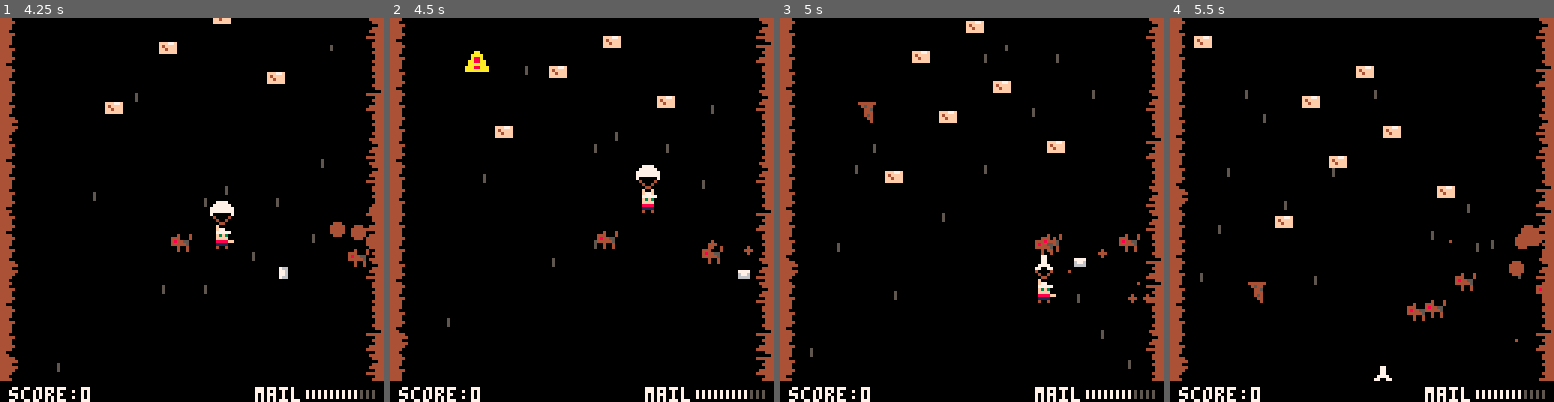
Above: before the commit, frames 1-4 (left to right).
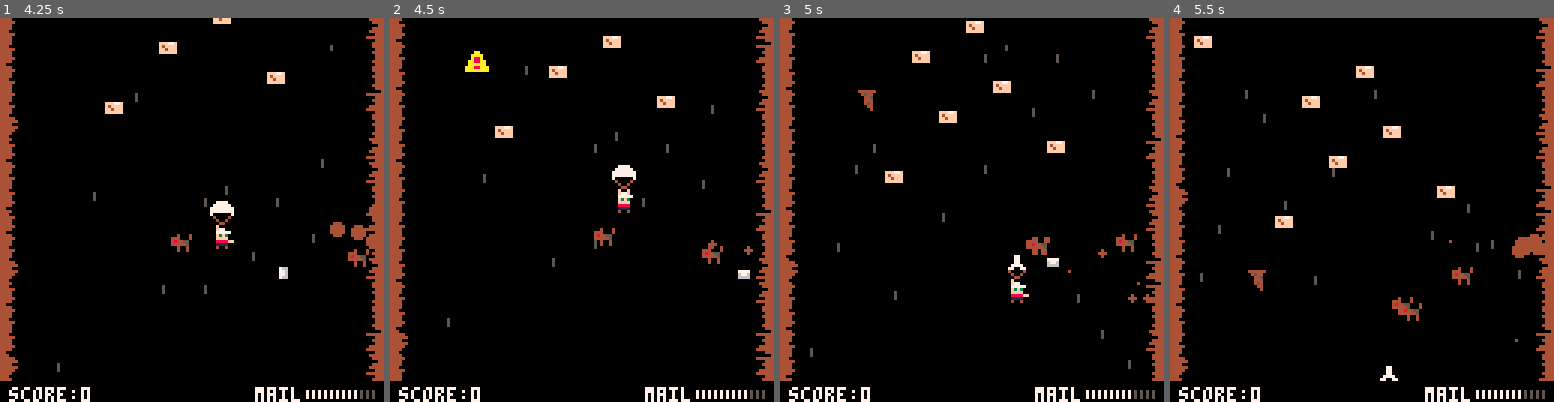
Above: after the commit, the same moments.

Repository: sugarvoid/down-mail
Game: PICO-8 cartridge down_mail.p8
Same seed, same stepped clock (60 frames per second), same inputs: the game is played once before the commit and once after it.
Inputs:
- Up to frame 1 (4.25 s): tap O (Z key) at 0.33, 0.7, 1.43, 2.22, 3.1, 3.98 s; tap X (X key) at 1.07, 2.07, 2.4, 2.73, 3.07, 3.4, 3.73, 4.07 s; hold Left 1.97-2.37 s; hold Down 2.42-2.82 s; hold Right 2.87-3.53 s; hold Up 3.58-4.08 s; hold Right from 4.13 s (still down)
- Up to frame 2 (4.5 s): keep holding Right; tap X (X key) at 4.4 s
- Up to frame 3 (5 s): release Right at 4.53 s; hold Down from 4.58 s (still down); tap X (X key) at 4.73 s; tap O (Z key) at 4.87 s
- Up to frame 4 (5.5 s): tap X (X key) at 5.07, 5.4 s; release Down at 5.08 s; hold Left from 5.13 s (still down)

Frame 1 is identical in both runs. In frame 2, 0.9% of the frame differs, in the area x 53-71%, y 38-61%; in frame 3, 1.4%; in frame 4, 1.5%, in the area x 20-98%, y 53-95%.

Commit message:
Clean code

Diff:
--- a/src/bone.lua
+++ b/src/bone.lua
@@ -1,26 +1,20 @@
-bones={}
 
 bone={}
 bone.__index=bone
 
-function bone:new(x,y)
+
+function spawn_bone(dog)
     local _b=setmetatable({},bone)
     _b.type="bone"
-    _b.x=x
-    _b.y=y
+    _b.x=rnd(avil_yx)
+    _b.y=128
     _b.facing_l=nil
     _b.img=36
     _b.speed=1.5
-    _b.prox=0.2
-    return _b
-end
-
-function spawn_bone(dog)
-    local _b=bone:new(rnd(avil_yx),128)
+    p1.move_speed = 1.5
     dog.speed=3
     dog.target=_b
     dog.prox=0.8
-
     add(objects.front,_b)
 end
 
--- a/src/clothing.lua
+++ b/src/clothing.lua
@@ -20,6 +20,3 @@
     _c.fall_speed=2
     add(objects.front,_c)
 end
-
-
-----------------------------------------------
--- a/src/demon.lua
+++ b/src/demon.lua
@@ -35,12 +35,10 @@
     if side == "right" then
         _demon.x = 117
         _demon.facing_r = true
-        --_demon.facing_dir = -1
         _demon.skull_x=117
     elseif side == "left" then
         _demon.x = 3
         _demon.facing_r = false
-        --_demon.facing_dir = 1
         _demon.skull_x=11
     end
 
@@ -48,26 +46,11 @@
 end
 
 function demon:draw()
-    --self.curr_animation:draw(thing_sheet, self.x, self.y)
-    --x = get_distance()
-    --if is_debug_on then
-     --   draw_hitbox(self)
      sspr(0, 64, 8, 24, self.x, self.y, 8, 24, self.facing_r)
-    --end
-    --love.graphics.draw(image, self.x, self.y, 0, self.facing_dir, 1, 4, 1)
-    --self.curr_animation:draw(thing_sheet, self.x, self.y, 0, self.facing_dir, 1, 16)
-    draw_hitbox(self)
-    pset(self.skull_x, self.y, 3) -- p1, self.facing_r))
 end
 
 function demon:update()
-    for a in all(self.curr_animation.f) do
-
-    end
-
     if self.curr_animation == self.animations["throw"] and self.curr_animation.done then
-
-        --spawn_skull(self.x - (8 * self.facing_dir), self.y + 7, p1, self.facing_dir)
         --self.animations["throw"]:resume()
         --self.animations["throw"]:gotoFrame(1)
         self.curr_animation = self.animations["grow_head"]
@@ -105,12 +88,10 @@
 
 function demon:move(new_y)
     self.curr_animation = self.animations["climb"]
-    self.tw_move = flux.to(self, 1, { y = new_y }):ease("linear"):oncomplete(
-        function()
-            self.tmr_move = get_next_time(1, 4)
-            self.curr_animation = self.animations["idle"]
-        end
-    )
+    if self.y == new_y then
+        self.curr_animation = self.animations["idle"]
+        self.tmr_move = randsec_rang(1, 4)
+    end
 end
 
 function demon:crawl_on_screen()
@@ -118,28 +99,16 @@
     self.curr_animation = self.animations["climb"]
     local _y = rnd({y_range[1], y_range[2]})
     self.y = _y
-    -- flux.to(self, 1, { y = _y }):ease("linear"):oncomplete(
-    --     function()
-    --         --self:move_up()
-
-    --         self.curr_animation = self.animations["idle"]
-    --         self.tmr_move = get_next_time(1, 4)
-    --     end
-    -- )
 end
 
 function demon:die()
     del(demons, self)
     self.in_play = false
     --self.curr_animation = self.animations["climb"]
-    --FIXME: Sometimes the "thing" will not slide down, it just disappears.
-    print_debug("demon hit!")
     thing_on_left = false
     thing_on_right = false
-
     self.tmr_move = -1
     self.tmr_throw = -1
-
 end
 
 function demon:throw_skull()
@@ -175,9 +144,6 @@
     end
 end
 
-function init_demons()
-
-end
 
 function update_demons()
     for d in all(demons) do
--- a/src/dog.lua
+++ b/src/dog.lua
@@ -29,7 +29,7 @@
         spawn_bone(self)
     end
     local _newangle = atan2(self.target.x-self.x, self.target.y-self.y)
-    if _newangle <= 0.2 then
+    if _newangle <= 0.3 then
         local _t = self.target.type
         if _t == "bone" then
             del(objects.front, self)
@@ -37,6 +37,7 @@
             spawn_heart(self.x,self.y)
         elseif _t == "player" then
             --TODO: add logic
+            p1.move_speed = 0.5
         end
     end
 
--- a/src/heart.lua
+++ b/src/heart.lua
@@ -1,5 +1,3 @@
-hearts={}
-
 heart={}
 heart.__index=heart
 
@@ -11,9 +9,7 @@
     _h.img=50
     _h.speed=3
     add(objects.front, _h)
-    --return _h
 end
-
 
 function heart:update()
     self.y-=self.speed
--- a/src/letter.lua
+++ b/src/letter.lua
@@ -1,26 +1,6 @@
-letters={}
---letters_free={}
-
 letter={}
 letter.__index=letter
-
-function letter:new()
-    local _l=setmetatable({},letter)
-    _l.x=0
-    _l.y=0
-    --_l.col=nil
-    _l.t=0
-    _l.w=8
-    _l.h=8
-    _l.score_mul=1
-    _l.tossed=false
-    _l.t_col=0
-    _l.b_col=0
-    _l.img=32
-    _l.dir=0
-    _l.speed=3
-    return _l
-end
+letters={}
 
 function letter:update()
     if self.tossed then
@@ -36,13 +16,6 @@
         end
 
         for mb in all(mailboxes) do
-            -- if l.x<=8 or l.x>=126 then
-            --     --TODO: spawn dog
-            --     spawn_dog(l.x,l.y)
-            --     misses+=1
-            --     explode(l.x,l.y,3,4,7)
-            --     del(letters,l)
-            -- end
             if is_colliding(self,mb) and not mb.damaged and mb.empty  then
                 if mb.customer then
                     if self.x < mb.x then
@@ -58,20 +31,7 @@
                             explode(self.x, self.y, 2, 2, 7)
                         end
                     end
-
-
-
-                    -- p1.score+=(10 * flr(self.score_mul))
-                    -- deliveries_left-=1
-
-                    -- --print_debug(flr(self.score_mul))
-
-                    -- explode(mb.x, mb.y, 2, 6,mb.b_col)
-                    -- mb.empty=false
-                    -- mb.speed=4
-                    -- sfx(4)
                 else
-
                     sfx(5)
                 end
 
@@ -81,10 +41,8 @@
 
 
         if self.x<=8 or self.x>=120 then
-            --TODO: spawn dog
             spawn_dog(self.x,self.y)
             sfx(14)
-            misses+=1
             explode(self.x,self.y,3,4,4)
             del(letters,self)
         end
@@ -95,77 +53,28 @@
 end
 
 function letter:draw()
-    --pal(5,self.t_col)
-    --pal(6,self.b_col)
     spr(self.img,self.x,self.y)
-    --pal()
 end
 
--- letter=obj:new({
---     x,y=0,
---     col=nil,
---     t=0,
---     tossed=false,
---     t_col=0,
---     b_col=0,
---     img=32,
---     dir=0,
---     speed=3,
-
---     update=function(self)
---         if self.tossed then
---             self.x+=self.speed*self.dir
---             self.t=(self.t+1)%5
---             turn=self.t==0
---             if turn then
---                 self.img+=1
---             end
---             if self.img==35 then
---                 self.img=32
---             end
---         else
---             self.y-=2
---         end
---     end,
---     draw=function(self)
---         render_letter(self)
---     end
--- })
-
--- function render_letter(l)
---     pal(5,l.t_col)
---     pal(6,l.b_col)
---     spr(l.img,l.x,l.y)
---     pal()
--- end
-
 function spawn_letter(_dir)
-    new_letter=letter:new()
-
-    new_letter.dir=_dir
-    new_letter.tossed=true
-    new_letter.x=p1.x
-    new_letter.y=p1.y
-
-    set_let_val(new_letter)
-    add(letters,new_letter)
+    local _l=setmetatable({},letter)
+    _l.t=0
+    _l.w=8
+    _l.h=8
+    _l.score_mul=1
+    _l.tossed=true
+    _l.img=32
+    _l.dir=_dir
+    _l.speed=3
+    _l.x=p1.x
+    _l.y=p1.y
+    add(letters,_l)
 end
 
-function set_let_val(l)
-    if l.col=="b" then
-        l.t_col=1
-        l.b_col=12
-    end
-    if l.col=="y" then
-        l.t_col=9
-        l.b_col=10
-    end
-end
 
-function u_letters()
+function update_letters()
     for l in all(letters) do
         l:update()
-        --l:draw()
     end
 end
 
--- a/src/main.lua
+++ b/src/main.lua
@@ -41,9 +41,6 @@
 end
 
 function draw_objects()
-    -- for o in all(objects.back) do
-    --     o:draw()
-    -- end
     for o in all(objects.front) do
         o:draw()
     end
@@ -53,7 +50,6 @@
     poke(0x5f5c, 255)
     set_customers()
     score = 0
-    misses = 0
     init_wind()
     reset_mb_timer()
     p1 = init_player()
@@ -105,8 +101,6 @@
 function _draw()
     if g_state == gamestates.title then
         draw_title()
-        --draw_day()
-        --draw_intro()
     elseif g_state == gamestates.day_intro then
         draw_intro()
     elseif g_state == gamestates.day_title then
@@ -123,7 +117,6 @@
         print("mem: " .. flr(stat(0)) .. "kb", 0, 0, 8)
         print("cpu: " .. stat(1) .. "%", 0, 8, 8)
     end
-
 end
 
 function update_play()
@@ -131,37 +124,25 @@
     update_particles()
     update_objects()
     update_demons()
-    u_letters()
+    update_letters()
+
     map_y += .2
 
     if flr(map_y) == 17 then
         map_y = 0
     end
-    --moving the map up
-    --update_wind()
+
     if p1.life == 0 then
         sfx(11)
         change_state(gamestates.gameover)
     end
 
-
-
-    -- mb_spawn += 1
-    -- if mb_spawn >= next_mb then
-    --     spawn_mbox()
-    --     spawn_rock()
-    --     mb_spawn = 0
-    --     reset_mb_timer()
-    -- end
-
-
     spawner:update()
 end
 
 function update_intro()
     intro_t -= 1
     if intro_t <= 0 then
-        --g_state=gamestates.day_title
         change_state(gamestates.day_title)
     end
 end
@@ -185,18 +166,14 @@
     for o in all(objects.back) do
         o:draw()
     end
-    --draw_wind()
     rectfill(0, 0, 127, 8, 0)
     rectfill(0, 120, 127, 128, 0)
     p1:draw()
-
     draw_particles()
-
 
     for o in all(objects.front) do
         o:draw()
     end
-
     for mb in all(mailboxes) do
         mb:draw()
     end
@@ -220,18 +197,16 @@
     cls()
     print("customers", hcenter("customers"), 45, 7)
     print("non-customers", hcenter("non-customers"), 80, 7)
-    --TODO: figure out how to center sprites
+
     for k, v in pairs(customers) do
         pal(6, v)
         sspr(32, 8, 8, 8, 25 + (16 * k), 52, 16, 16)
-        --spr(20, 30+(8*k), 52)
         pal()
     end
 
     for k, v in pairs(non_customers) do
         pal(6, v)
         sspr(32, 8, 8, 8, 25 + (16 * k), 88, 16, 16)
-        --spr(20, 30+(8*k), 88)
         pal()
     end
 
@@ -243,11 +218,7 @@
     map(0, map_y)
     p1:draw()
     draw_rings()
-
-
     draw_letters()
-
-
     draw_gui()
 end
 
@@ -327,7 +298,6 @@
 
 function set_customers()
     shuffle(cols)
-
     customers = { cols[1], cols[2], cols[3] }
     non_customers = { cols[4], cols[5], cols[6] }
 end
--- a/src/package.lua
+++ b/src/package.lua
@@ -1,4 +1,3 @@
-packages={}
 
 package={}
 package.__index=package
@@ -21,8 +20,6 @@
         del(objects.front,self)
         p1:update_letters(5)
     end
-    if self.x<=5 then
-    end
 end
 
 function package:draw()
@@ -31,17 +28,8 @@
 
 
 function spawn_package()
-    --get random x
-    -- make sure there isn't already a mailbox with that x
-
-    --spawn package higher than 0,
-    -- show indicator
-    -- hide indicator
-
     new_package=package:new()
     new_package.x=rnd(avil_yx)
-    --flr(rnd(108))+10
-
     add(objects.front,new_package)
     reset_package_timer()
 end
--- a/src/player.lua
+++ b/src/player.lua
@@ -22,15 +22,16 @@
     _p.chute_open_spr = 7
     _p.life = 3
     _p.thr_anmi = 0
+    _p.move_speed = 1.5
     return _p
 end
 
 function player:get_input()
     if btn(➡️) then
-        self.x += 1.5
+        self.x += self.move_speed
         self.facing_l = false
     elseif btn(⬅️) then
-        self.x -= 1.5
+        self.x -= self.move_speed
         self.facing_l = true
     end
 
@@ -42,13 +43,9 @@
 
     if btnp(🅾️) then
         self:throw()
-        --explode(p.x,p.y,3,4,7)
     end
     if btnp(❎) then
-        --p.ring = 0
-        --p.letters += 1
         spawn_package()
-        --swap(font_col)
     end
 end
 
@@ -62,6 +59,7 @@
 end
 
 function player:update()
+    print_debug(self.move_speed)
     self:get_input()
     if self.is_chute_open then
         self.chute_spr = self.chute_open_spr
@@ -81,23 +79,20 @@
         end_text = endings[2]
         g_state = gamestates.gameover
         --self.img = 49
-
-        --
-        --[[
-TODO: add blood particales
-then go to game over
-]]
+        -- TODO: add blood particales
+        -- then go to game overload
     end
     --TODO: user goto_gameover funciton
     if self.y >= 130 then
         self.is_alive = false
         end_text = endings[1]
-        g_state = gamestates.gameover
+        change_state(gamestates.gameover)
     end
+
     if self.y <= -10 then
         self.is_alive = false
         end_text = endings[3]
-        g_state = gamestates.gameover
+        change_state(gamestates.gameover)
     end
 
     if self.is_alive then
@@ -110,132 +105,8 @@
         else
             self.img = self.sprite_b
         end
-        --if self.ring<20 then
-        --    self.ring+=2
-        --end
     end
 end
-
--- p1={
---     type="player",
---     x=54,
---     y=54,
---     score=0,
---     letters=12,
---     max_letter = 12,
---     selected_letter=0,
---     is_alive=true,
---     sprite_a=1,
---     sprite_b=2,
---     img=nil,
---     facing_l=false,
---     is_chute_open=true,
---     chute_spr=nil,
---     chute_open_spr=7,
---     life=3,
---     thr_anmi=0,
---     --ring=16,
---     draw=function(self)
---         if self.is_alive then
---             --if self.ring<=15 then
---             --circ(self.x+4,self.y,self.ring,font_col[1])
---             --end
---             --pal(7,font_col[1])
---             spr(self.img,self.x,self.y,1,1,self.facing_l)
---             spr(self.chute_spr,self.x,self.y-8)
---             --pal()
---         else
---             spr(49,self.x,self.y)
---         end
---     end,
-
---     update=function(self)
---         get_input(self)
---         if self.is_chute_open then
---             self.chute_spr=self.chute_open_spr
---         else
---             self.chute_spr=24
---         end
-
---         if self.is_chute_open then
---             self.y-=1.5
---         else
---             self.y+=2.5
---         end
-
---         if self.x<=4 or self.x>=118 then
---             sfx(12)
---             self.is_alive=false
---             end_text=endings[2]
---             g_state=gamestates.gameover
---             --self.img = 49
-
---             --
---             --[[
--- TODO: add blood particales
--- then go to game over
--- ]]
---         end
---         --TODO: user goto_gameover funciton
---         if self.y>=130 then
---             self.is_alive=false
---             end_text=endings[1]
---             g_state=gamestates.gameover
---         end
---         if self.y<=-10 then
---             self.is_alive=false
---             end_text=endings[3]
---             g_state=gamestates.gameover
---         end
-
---         if self.is_alive then
---             if self.thr_anmi>0 then
---                 self.thr_anmi-=1
---             end
---             if self.thr_anmi==0 then
---                 --and self.img==self.sprite_b then
---                 self.img=self.sprite_a
---             else
---                 self.img=self.sprite_b
---             end
---             --if self.ring<20 then
---             --    self.ring+=2
---             --end
---         end
---     end,
-
---     throw=function(self)
---         if self.letters>0 then
---             --self.img=02
---             if g_state == gamestates.game then
---                 self:update_letters(-1)
---             end
-
---             --self.letters = mid(0,self.letters - 1,max_letter)
---             self.thr_anmi=10
---             if self.facing_l then
---                 spawn_letter(-1)
---             else
---                 spawn_letter(1)
---             end
---             sfx(6)
---         end
---     end,
---     take_damage=function(self)
---         if (self.life==3) then spawn_clothing(17) end
---         if (self.life==2) then spawn_clothing(18) end
---         self.life-=1
-
---         self.chute_open_spr+=1
---         --self.chute = 39
---         sfx(10)
---         self.sprite_a+=2
---         self.sprite_b+=2
---     end,
---     update_letters=function(self,amount)
---         self.letters=mid(0,self.letters+amount,self.max_letter)
---     end
--- }
 
 function player:update_letters(amount)
     self.letters = mid(0, self.letters + amount, self.max_letter)
@@ -245,10 +116,9 @@
     if (self.life == 3) then spawn_clothing(17) end
     if (self.life == 2) then spawn_clothing(18) end
     self.life -= 1
-
     self.chute_open_spr += 1
     --self.chute = 39
-    sfx(10)
+    sfx(16)
     self.sprite_a += 2
     self.sprite_b += 2
 end
@@ -259,8 +129,6 @@
         if g_state == gamestates.game then
             self:update_letters(-1)
         end
-
-        --self.letters = mid(0,self.letters - 1,max_letter)
         self.thr_anmi = 10
         if self.facing_l then
             spawn_letter(-1)
--- a/src/rock.lua
+++ b/src/rock.lua
@@ -1,5 +1,3 @@
-
-rocks={}
 
 danger_y=10
 
@@ -20,10 +18,11 @@
     self.y+=self.speed
     self.danger_time-=2
     if self.y>=130 then
-        del(rocks,self)
+        del(objects.front,self)
     end
     if is_colliding(p1, self) then
-        del(rocks, self)
+        explode(self.x,self.y,2,5,4)
+        del(objects.front, self)
         p1:take_damage()
     end
     if self.x<=5 then
@@ -53,7 +52,7 @@
     new_rock.x=rnd(avil_yx)
     --flr(rnd(108))+10
 
-    add(rocks,new_rock)
+    add(objects.front,new_rock)
     reset_rock_timer()
 end
 
Not shown, changed: the sound effects (__sfx__) section of down_mail.p8
Not shown, changed: readme.md
